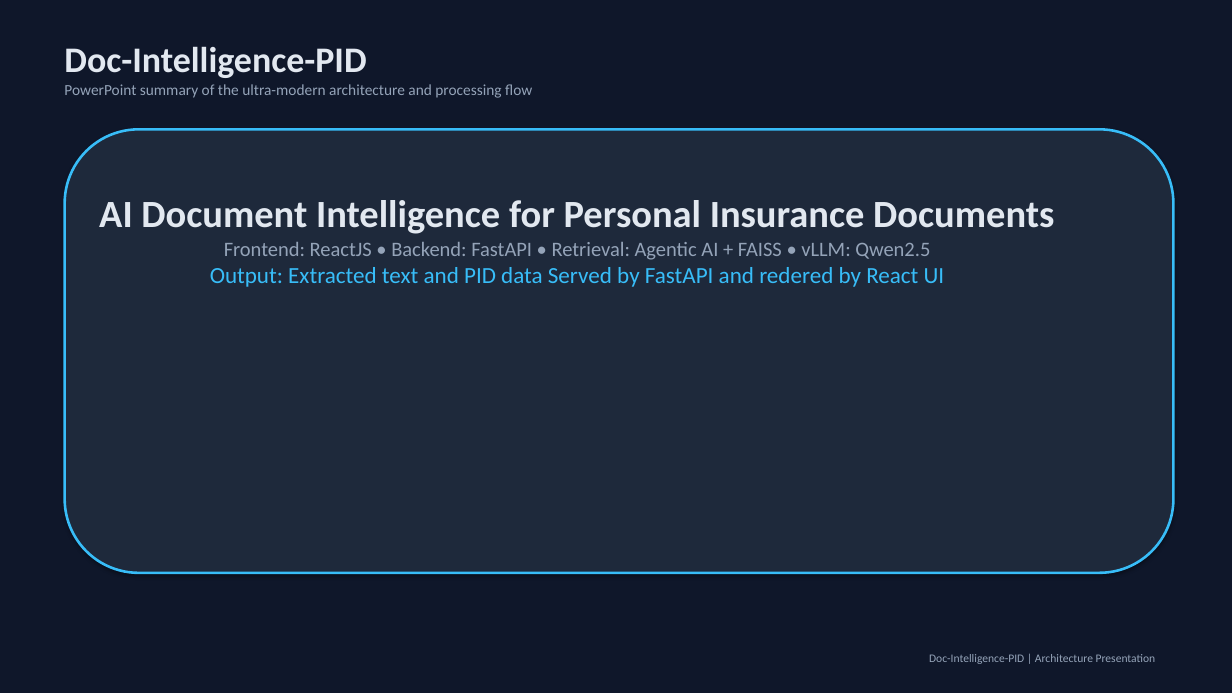
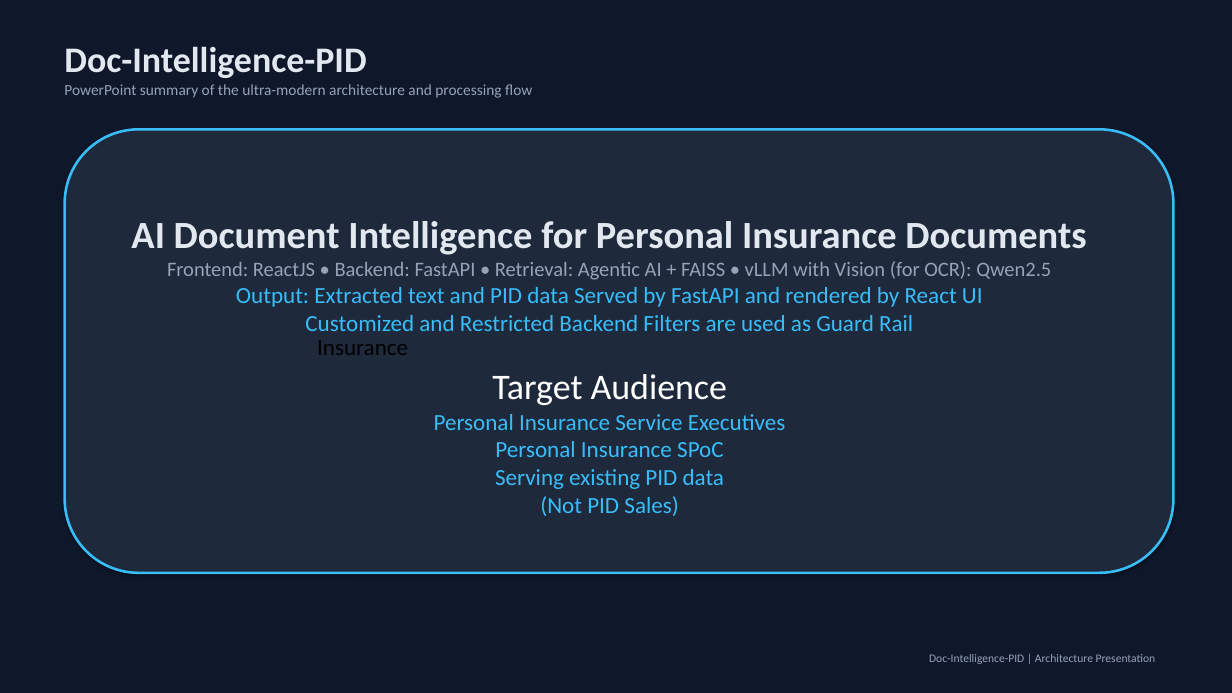
Before and after one commit to SriVinayaka/Doc-Intelligence-PID, a slide deck: slide 1 of Doc-Intelligence-PID-Presentation.pptx. Drawn at 1232x693 pixels with LibreOffice and Linux fonts; fonts in the diff are those of the drawing. Boxes give left, top, right and bottom in pixels: in the first picture for what was removed or moved away, otherwise in the second. Text is boxed around its words. In the diff, an @@ line names an element or a change of style, - is before the commit and + after.

Commit message:
Doc-Intelligence-PID_11JUN2026

```diff
--- a/Doc-Intelligence-PID-Presentation.pptx
+++ b/Doc-Intelligence-PID-Presentation.pptx
@@ text "AI Document Intelligence for Personal ...": place and size @@
-text "AI Document Intelligence for Personal ..." at box(99, 200, 1054, 287)
+text "AI Document Intelligence for Personal ..." at box(131, 221, 1086, 516)
@@ text at box(167, 261, 1051, 516): text changed; size 16 to 18 pt; text colour #94A3B8 to #38BDF8 @@
-Frontend: ReactJS • Backend: FastAPI • Retrieval: Agentic AI + FAISS • vLLM: Qwen2.5
-Output: Extracted text and PID data Served by FastAPI and redered by React UI
+Frontend: ReactJS • Backend: FastAPI • Retrieval: Agentic AI + FAISS • vLLM with Vision (for OCR): Qwen2.5
+Output: Extracted text and PID data Served by FastAPI and rendered by React UI
+Customized and Restricted Backend Filters are used as Guard Rail
+Target Audience
+Personal Insurance Service Executives
+Personal Insurance SPoC
+Serving existing PID data
+(Not PID Sales)
@@ text added at box(317, 340, 408, 355), 18 pt, text #000000 @@
+Insurance
```
Also in this commit, not shown: 2 other slides changed.
